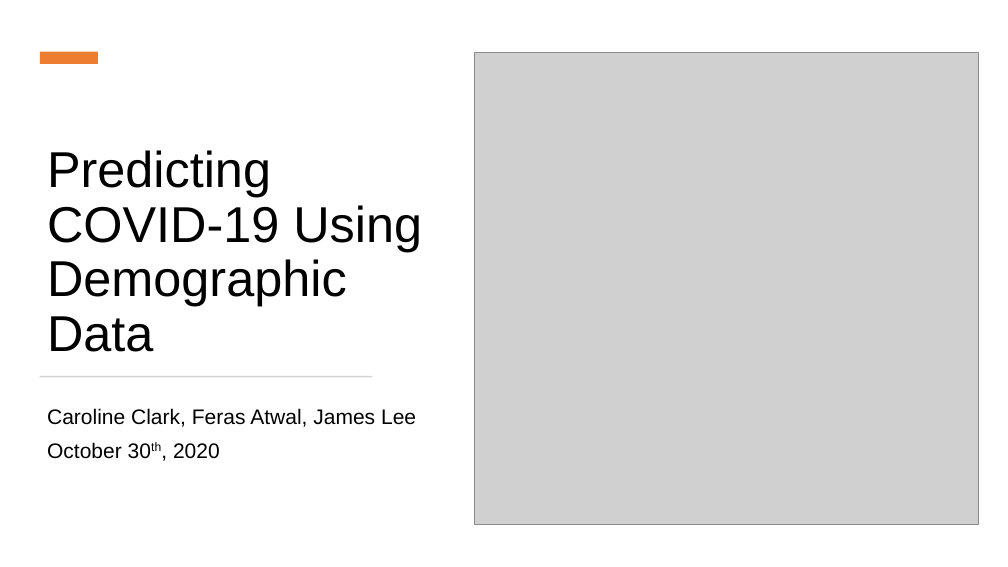
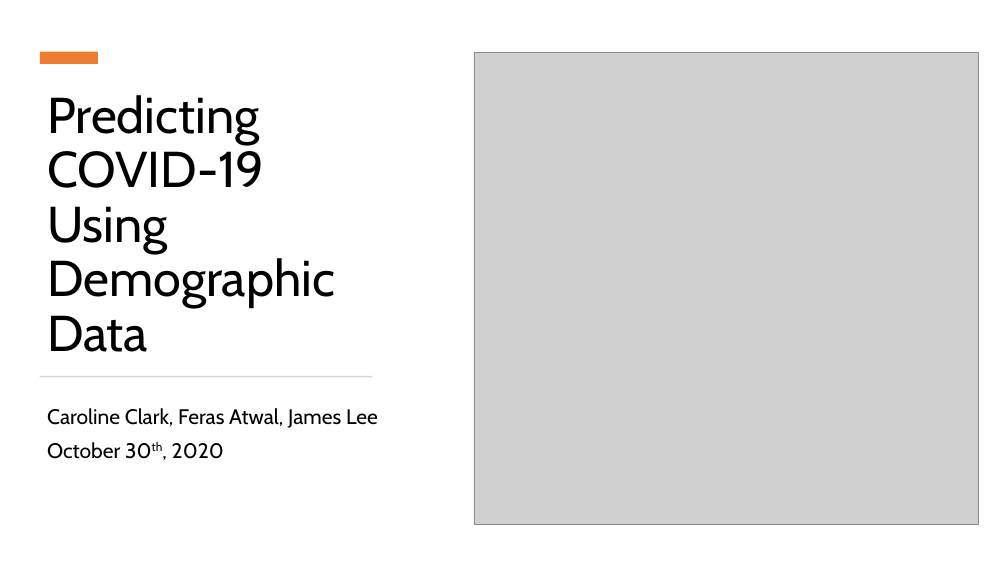
Before and after one commit to cxclark/covid19-analysis, a slide deck: slide 1 of 2020_10_30_covid_usa_analysis.pptx. Drawn at 1008x567 pixels with LibreOffice and Linux fonts; fonts in the diff are those of the drawing; grey boxes stand for pictures. Boxes give left, top, right and bottom in pixels: in the first picture for what was removed or moved away, otherwise in the second. Text is boxed around its words. In the diff, an @@ line names an element or a change of style, - is before the commit and + after.

```diff
--- a/2020_10_30_covid_usa_analysis.pptx
+++ b/2020_10_30_covid_usa_analysis.pptx
@@ title "Predicting COVID-19 Using Demographic Data" at box(47, 95, 335, 352): font Arial to Cabin @@
@@ subtitle "Caroline Clark, Feras Atwal, James ..." at box(47, 408, 378, 459): font Arial to Cabin @@
```
Also in this commit, not shown: 22 other slides changed, 2 other files.
